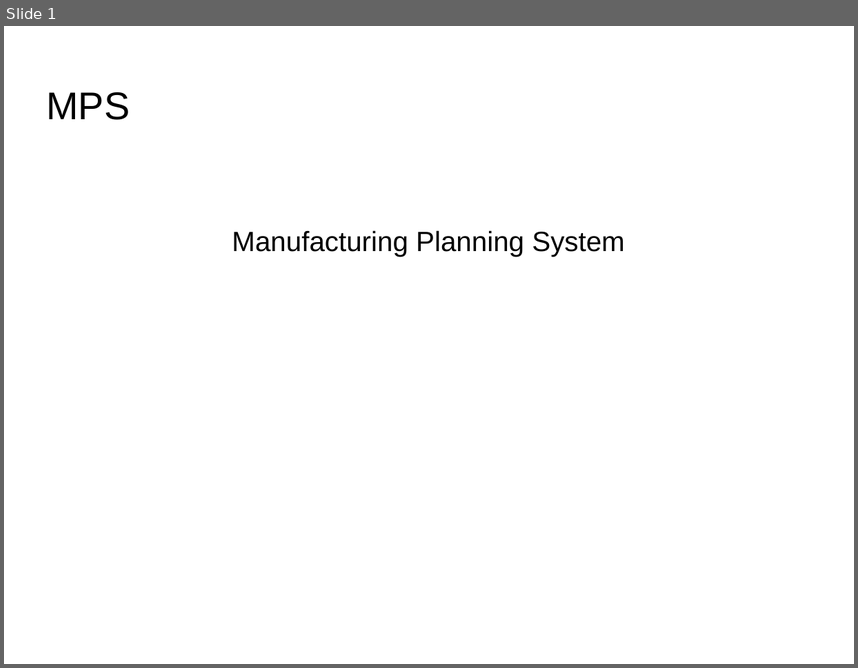
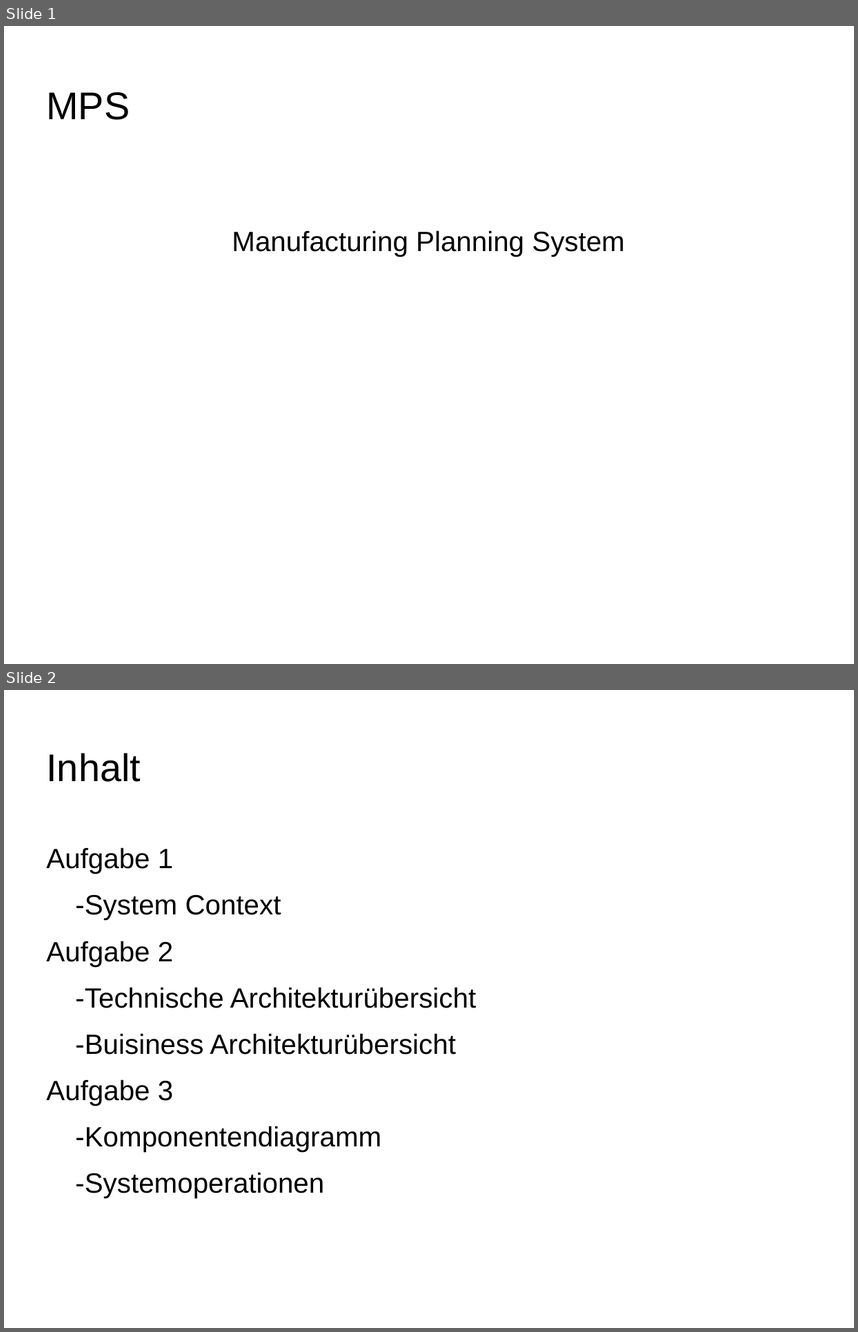
Before and after one commit to Chrischschi/AIP1, a slide deck: doku/MPS Architektur.ppt. Shown one above the other, each under a label of ours: slide 1 before the commit, slides 1 and 2 after it. The pictures are 858x668 and 858x1332 pixels, drawn with LibreOffice and Linux fonts; fonts in the diff are those of the drawing; background and template pictures are left out. Boxes give left, top, right and bottom in pixels: in the first picture for what was removed or moved away, otherwise in the second. Text is boxed around its words. In the diff, an @@ line names an element or a change of style, - is before the commit and + after.

```diff
--- a/doku/MPS Architektur.ppt
+++ b/doku/MPS Architektur.ppt
@@ slide 2 added at box(4, 690, 854, 1328), background picture (left out) @@
@@ title added at box(46, 753, 141, 782), 36 pt, text #000000 @@
+Inhalt
@@ text added at box(46, 847, 476, 1198), 26 pt, text #000000 @@
+Aufgabe 1
+-System Context
+Aufgabe 2
+-Technische Architekturübersicht
+-Buisiness Architekturübersicht
+Aufgabe 3
+-Komponentendiagramm
+-Systemoperationen
```
Also in this commit, not shown: 3 slides changed, 1 slide removed.
